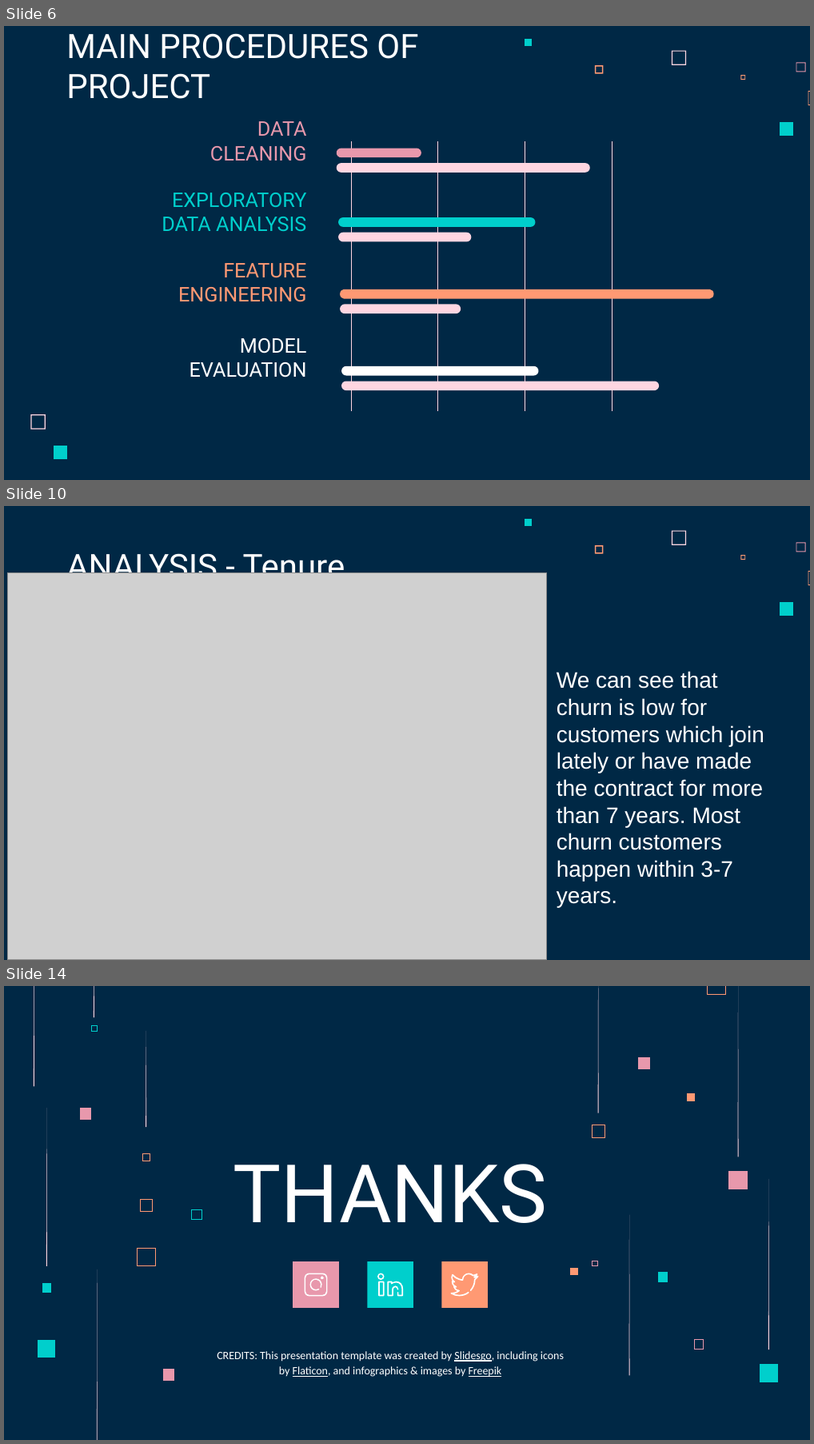
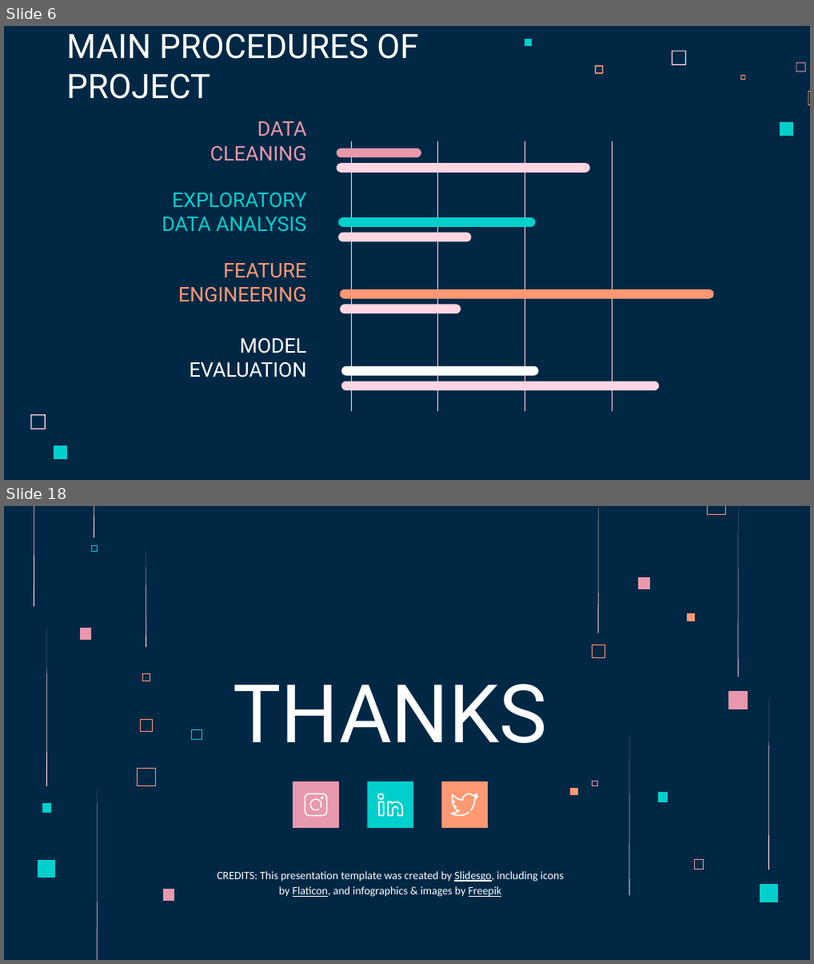
Before and after one commit to jakeye25/datascience, a slide deck: BCG case/Capstone Project Presentation.pptx. Shown one above the other, each under a label of ours: slides 6, 10 and 14 before the commit, slides 6 and 18 after it; the slides between them are not shown. The pictures are 814x1444 and 814x964 pixels, drawn with LibreOffice and Linux fonts; fonts in the diff are those of the drawing; grey boxes stand for pictures. Boxes give left, top, right and bottom in pixels: in the first picture for what was removed or moved away, otherwise in the second. Text is boxed around its words. In the diff, an @@ line names an element or a change of style, - is before the commit and + after.

```diff
--- a/BCG case/Capstone Project Presentation.pptx
+++ b/BCG case/Capstone Project Presentation.pptx
@@ slide 10 removed at <box>4,506,810,960</box>, background #002845; not listed: 7 template elements that a slide beside it also shows @@
@@ title removed at <box>66,548,346,587</box> @@
-ANALYSIS - Tenure
@@ picture removed at <box>7,573,546,960</box> @@
@@ text removed at <box>557,671,765,880</box> @@
-We can see that churn is low for customers which join lately or have made the contract for more than 7 years. Most churn customers happen within 3-7 years.
@@ what was slide 14 is now slide 18 @@
```
Also in this commit, not shown: 7 slides changed, 5 slides added.
